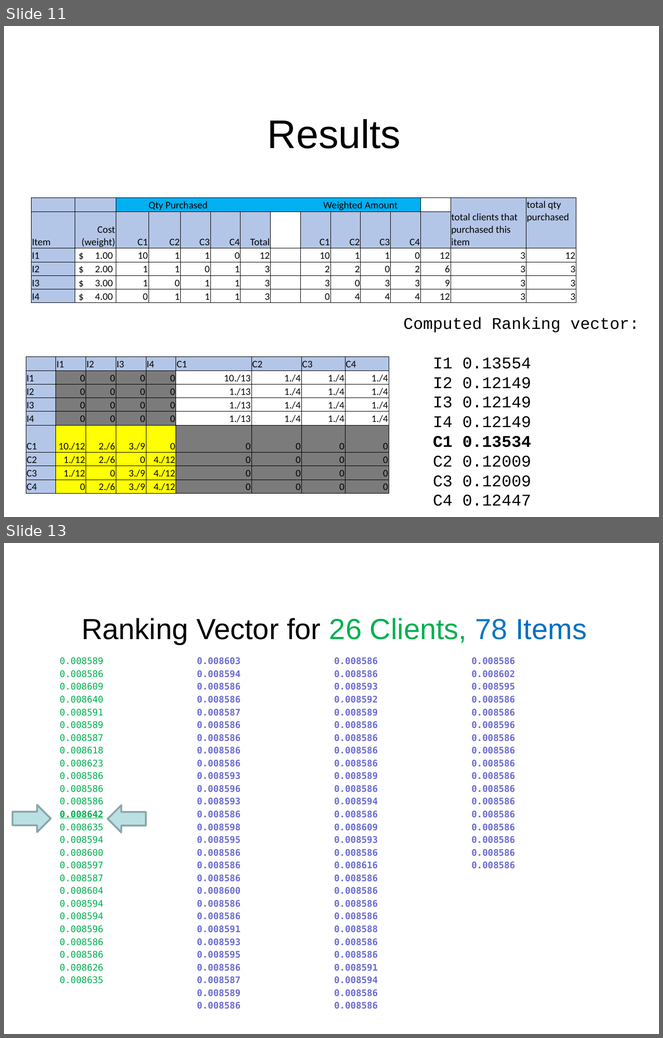
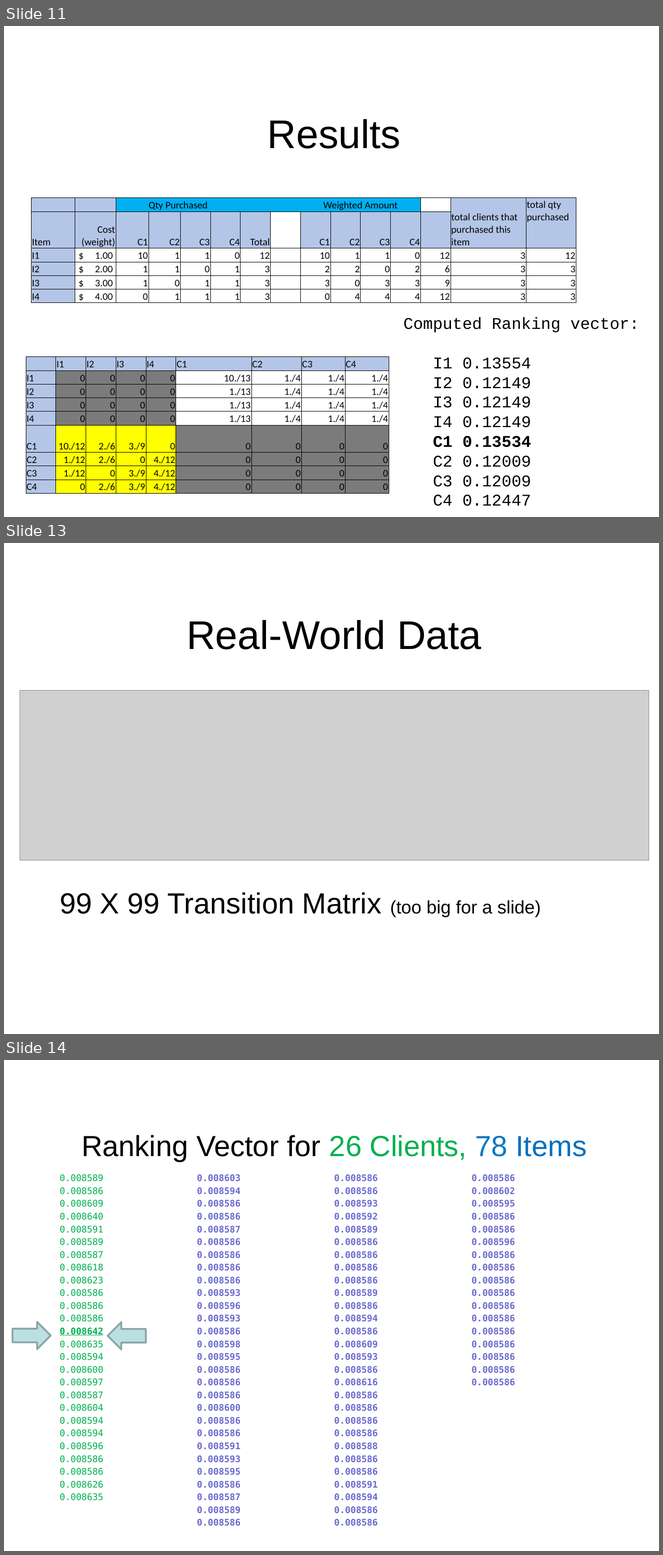
Before and after one commit to nicomp42/CS7081Spring2016Group01FinalProject, a slide deck: Team 01 Final Project.pptx. Shown one above the other, each under a label of ours: slides 11 and 13 before the commit, slides 11, 13 and 14 after it; the slides between them are not shown. The pictures are 663x1038 and 663x1555 pixels, drawn with LibreOffice and Linux fonts; fonts in the diff are those of the drawing; grey boxes stand for pictures; background and template pictures are left out. Boxes give left, top, right and bottom in pixels: in the first picture for what was removed or moved away, otherwise in the second. Text is boxed around its words. In the diff, an @@ line names an element or a change of style, - is before the commit and + after.

```diff
--- a/Team 01 Final Project.pptx
+++ b/Team 01 Final Project.pptx
@@ slide 13 added at <box>4,543,659,1034</box>, background #FFFFFF @@
@@ title added at <box>187,620,482,650</box>, 44 pt, text #000000 @@
+Real-World Data
@@ picture added at <box>20,691,649,860</box> @@
@@ text added at <box>60,892,541,917</box>, 32 pt, text #000000 @@
+99 X 99 Transition Matrix (too big for a slide)
@@ what was slide 13 is now slide 14 @@
```
Also in this commit, not shown: 4 slides changed, 2 other slides added, 1 other file.
